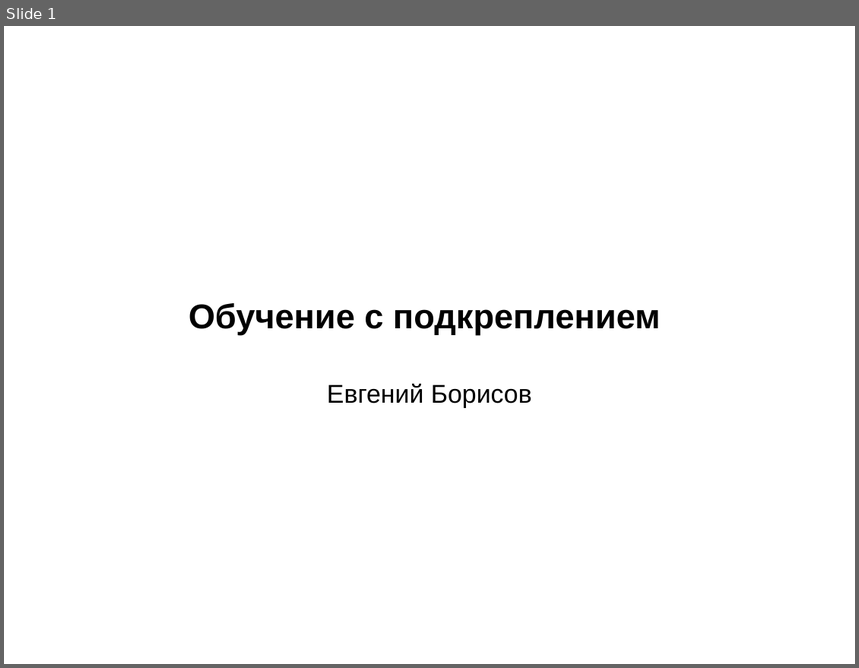
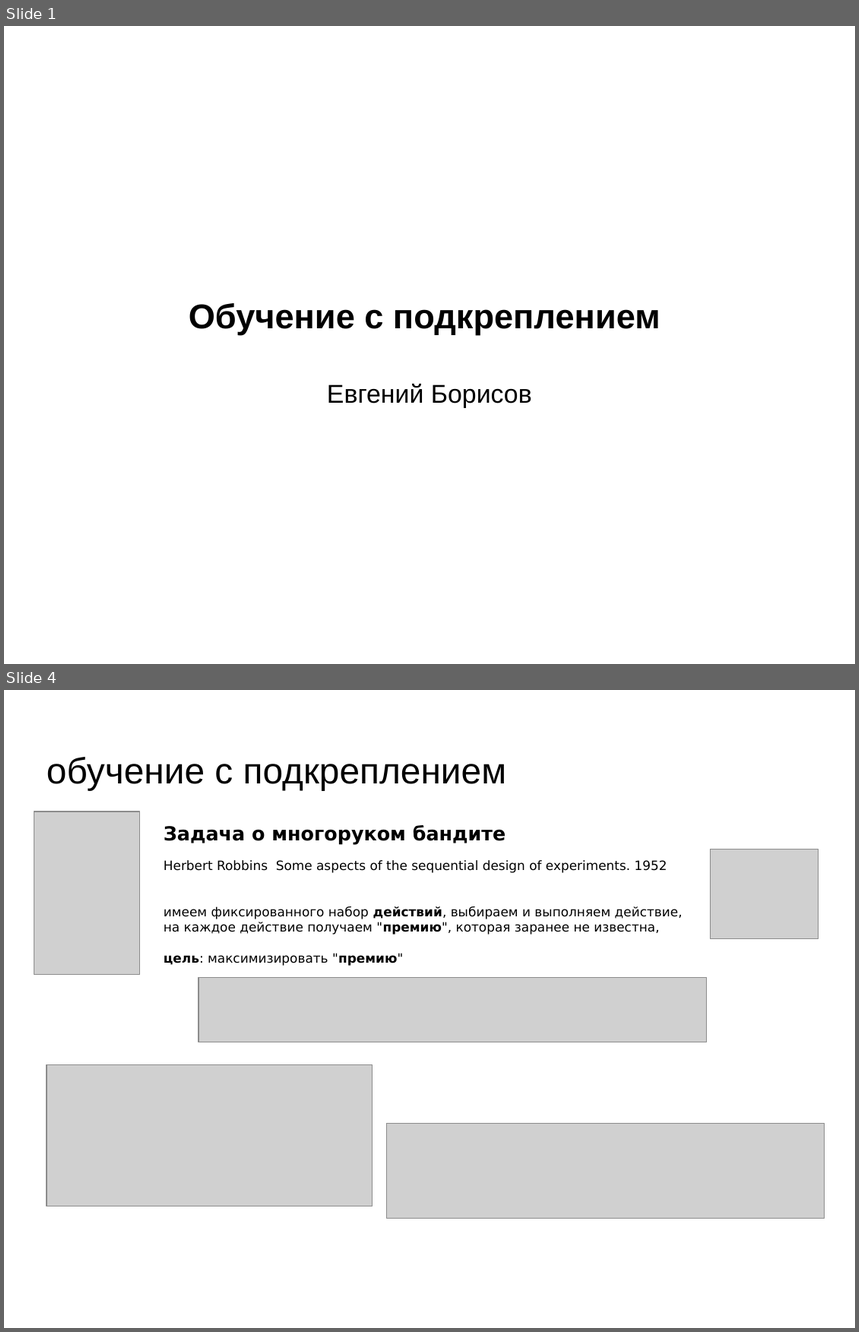
Before and after one commit to mechanoid5/ml_lectorium_legacy, a slide deck: 34-reinforcement-learning.odp. Shown one above the other, each under a label of ours: slide 1 before the commit, slides 1 and 4 after it; the slides between them are not shown. The pictures are 859x668 and 859x1332 pixels, drawn with LibreOffice and Linux fonts; fonts in the diff are those of the drawing; grey boxes stand for pictures; background and template pictures are left out. Boxes give left, top, right and bottom in pixels: in the first picture for what was removed or moved away, otherwise in the second. Text is boxed around its words. In the diff, an @@ line names an element or a change of style, - is before the commit and + after.

```diff
--- a/34-reinforcement-learning.odp
+++ b/34-reinforcement-learning.odp
@@ slide 4 added at box(4, 690, 855, 1328), background picture (left out) @@
@@ title added at box(47, 757, 507, 790), 33.9 pt, text #000000 @@
+обучение с подкреплением
@@ picture added at box(34, 812, 140, 974) @@
@@ text added at box(164, 825, 683, 966), 12 pt, text #000000 @@
+Задача о многоруком бандите
+Herbert Robbins Some aspects of the sequential design of experiments. 1952
+имеем фиксированного набор действий, выбираем и выполняем действие,
+на каждое действие получаем "премию", которая заранее не известна,
+цель: максимизировать "премию"
@@ picture added at box(711, 850, 819, 939) @@
@@ picture added at box(199, 977, 707, 1042) @@
@@ picture added at box(47, 1065, 373, 1207) @@
@@ picture added at box(387, 1123, 825, 1219) @@
```
Also in this commit, not shown: 3 slides changed, 8 other slides added, 3 slides removed.
